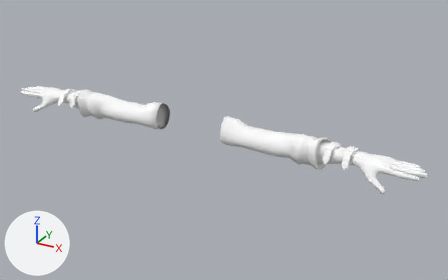
The glTF model packages/client/public/characters/peasant_arms_f.glb: old version first, new version second.
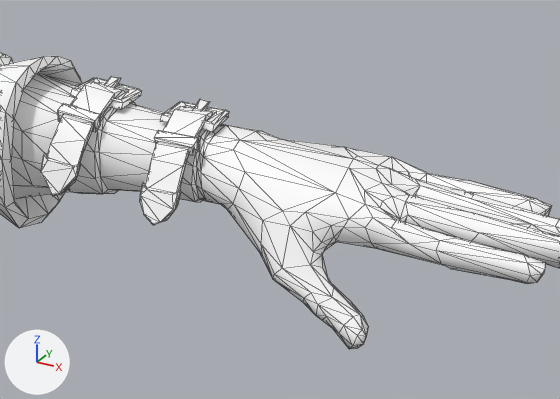
The first picture shows the older version from a camera (50 mm lens) standing at (1.101, -1.719, 2.268) and looking at (0.111, 0.08, 1.368). The close-ups show the older and then the newer version on the part from 70% to 94% of the width and 45% to 73% of the height of that picture. Only the edits that show in the close-ups are written down. Every picture has the same lights, and +X, +Y and +Z are marked at lower left. The close-ups show mesh edges as thin lines.

In view in the first close-up: 'Female_Peasant_Arms'.
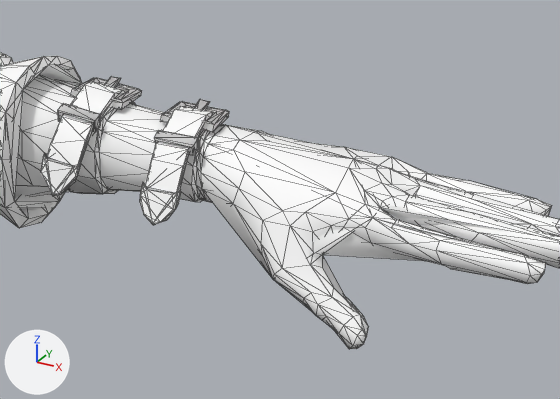
Changed parts and their boxes (x1, y1, x2, y2) in the close-ups (560 x 399 px):
'Female_Peasant_Arms_lod', added
    after: (0, 58, 506, 330)

Edits to the bpy script that builds the scene:
```text
Add me_female_peasant_arms_lod:
    me_female_peasant_arms_lod.from_pydata(...)  # 558 vertices, 1026 faces; spans x -0.83..0.83, y -0.02..0.11, z 1.35..1.47
    me_female_peasant_arms_lod.materials.append(mat_mi_peasant)  # white #ffffff
Add ob_female_peasant_arms_lod:
    ob_female_peasant_arms_lod = bpy.data.objects.new('Female_Peasant_Arms_lod', me_female_peasant_arms_lod)
    ob_female_peasant_arms_lod.location = (0.0, 0.0, 0.0)
```
